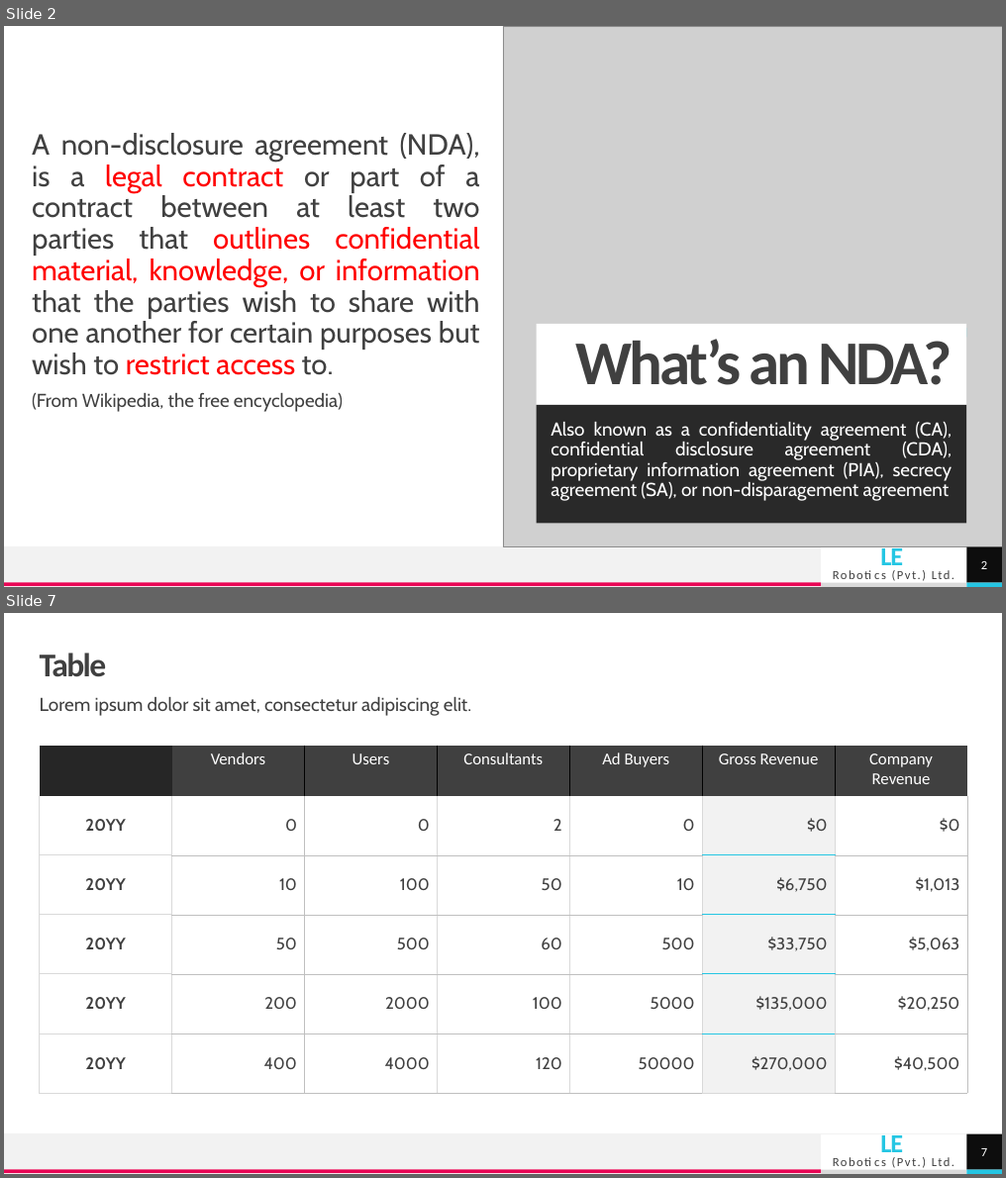
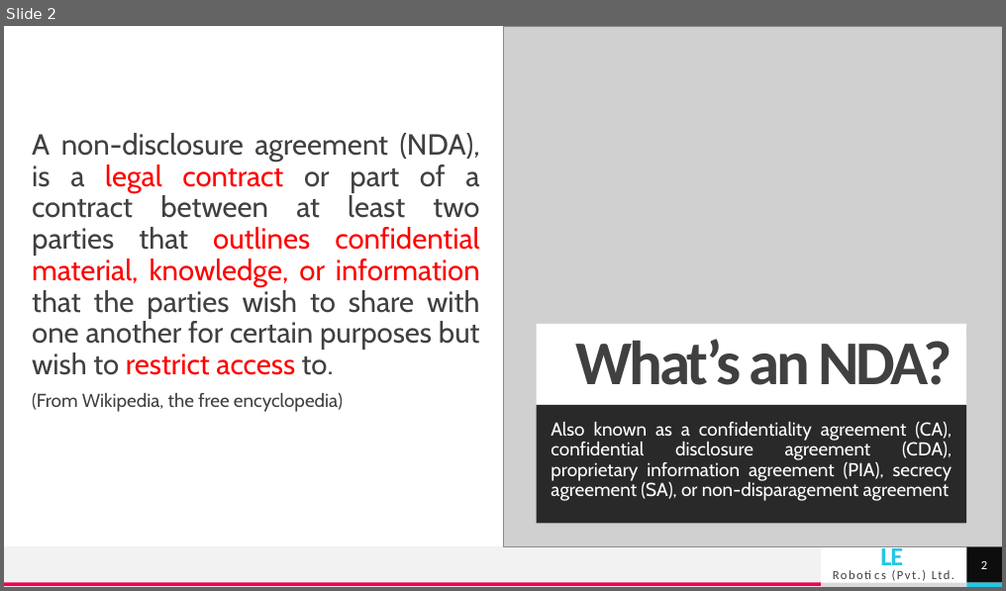
Before and after one commit to bimalka98/Industrial-Training, a slide deck: Presentations/Non-Disclosure Agreement.pptx. Shown one above the other, each under a label of ours: slides 2 and 7 before the commit, slide 2 after it; the slides between them are not shown. The pictures are 1006x1178 and 1006x591 pixels, drawn with LibreOffice and Linux fonts; fonts in the diff are those of the drawing; grey boxes stand for pictures. Boxes give left, top, right and bottom in pixels: in the first picture for what was removed or moved away, otherwise in the second. Text is boxed around its words. In the diff, an @@ line names an element or a change of style, - is before the commit and + after.

```diff
--- a/Presentations/Non-Disclosure Agreement.pptx
+++ b/Presentations/Non-Disclosure Agreement.pptx
@@ slide 7 removed at [4, 613, 1002, 1174], background #FFFFFF; not listed: 6 template elements that a slide beside it also shows @@
@@ title removed at [40, 653, 107, 677] @@
-Table
@@ text removed at [40, 697, 471, 716] @@
-Lorem ipsum dolor sit amet, consectetur adipiscing elit.
@@ table removed at [40, 746, 966, 1093], 6 rows, 7 columns @@
- | Vendors | Users | Consultants | Ad Buyers | Gross Revenue | Company Revenue
-20YY | 0 | 0 | 2 | 0 | $0 | $0
-20YY | 10 | 100 | 50 | 10 | $6,750 | $1,013
-20YY | 50 | 500 | 60 | 500 | $33,750 | $5,063
-20YY | 200 | 2000 | 100 | 5000 | $135,000 | $20,250
-20YY | 400 | 4000 | 120 | 50000 | $270,000 | $40,500
@@ page number removed at [966, 1135, 1002, 1170] @@
-7
```
Also in this commit, not shown: 1 slide changed, 2 slides added, 6 other slides removed.
